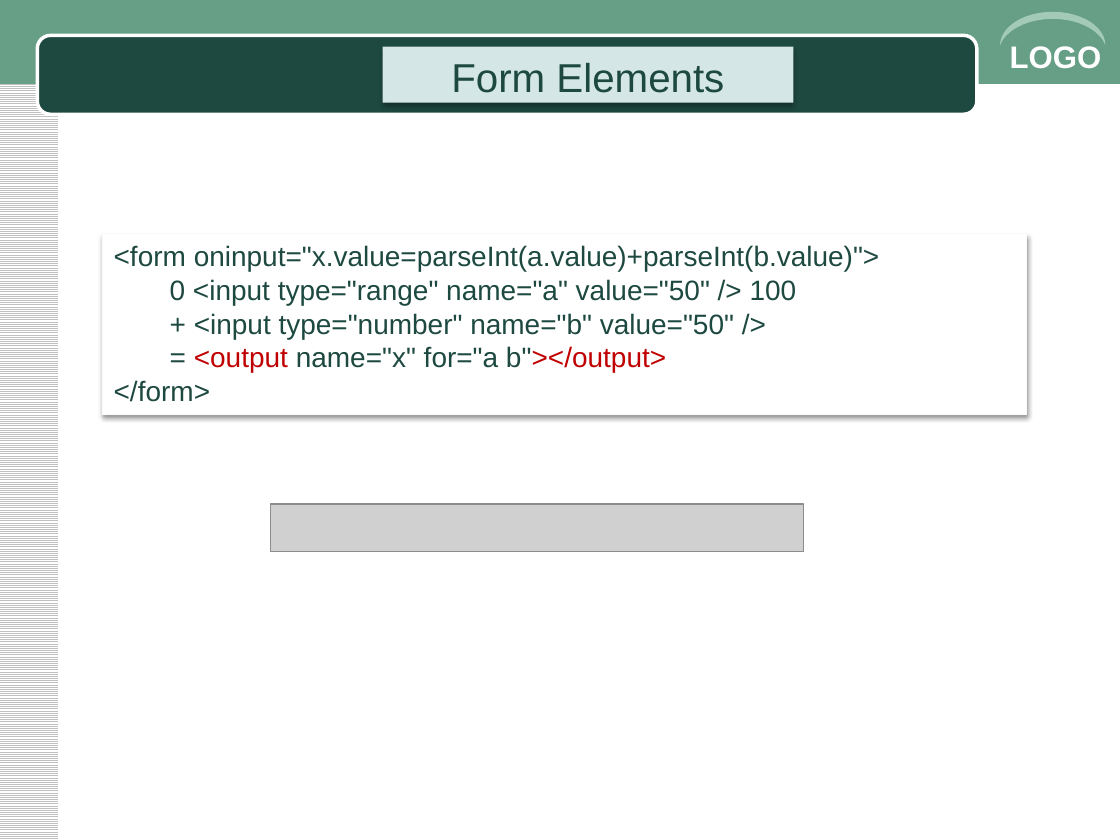
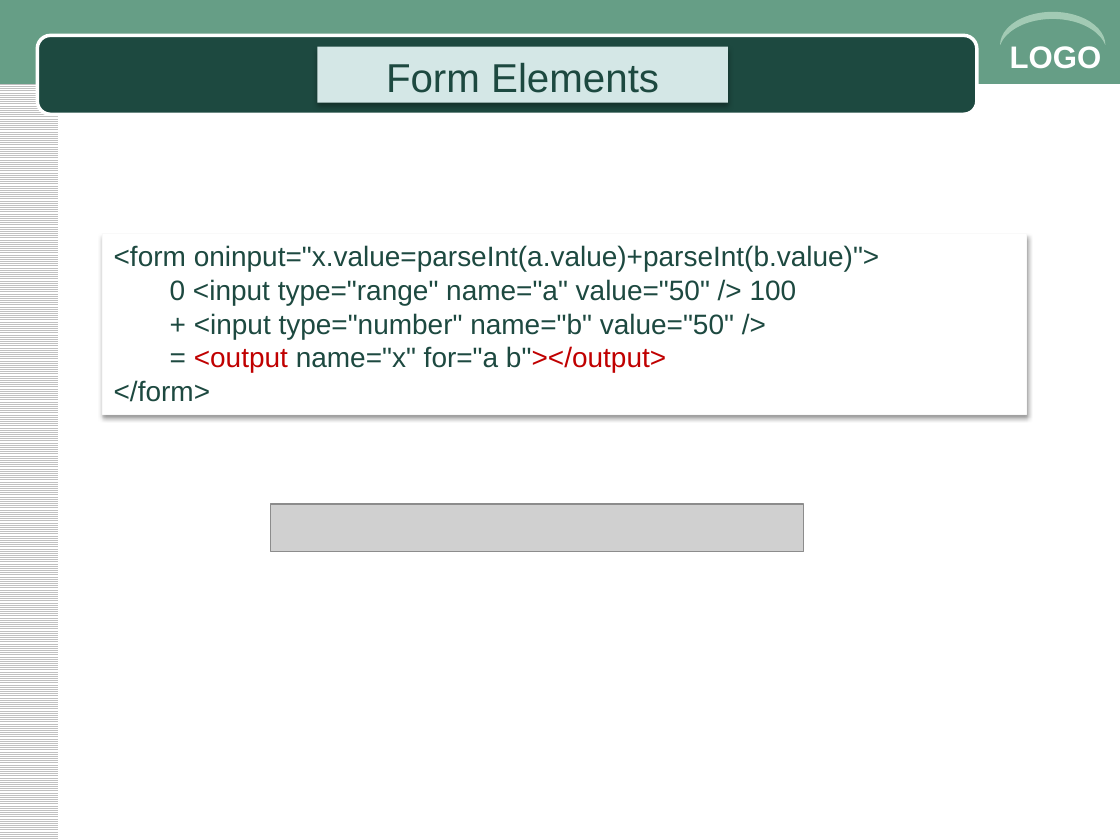
Before and after one commit to matoit1/d3khtn, a slide deck: slide 17 of CN LTHD/Sermina/HTML5.pptx. Drawn at 1120x840 pixels with LibreOffice and Linux fonts; fonts in the diff are those of the drawing; grey boxes stand for pictures. Boxes give left, top, right and bottom in pixels: in the first picture for what was removed or moved away, otherwise in the second. Text is boxed around its words. In the diff, an @@ line names an element or a change of style, - is before the commit and + after.

```diff
--- a/CN LTHD/Sermina/HTML5.pptx
+++ b/CN LTHD/Sermina/HTML5.pptx
@@ text "Form Elements": place and size @@
-text "Form Elements" at (383, 47, 794, 103)
+text "Form Elements" at (317, 47, 728, 103)
```
Also in this commit, not shown: 2 other slides changed, 1 slide added, 1 slide removed.
